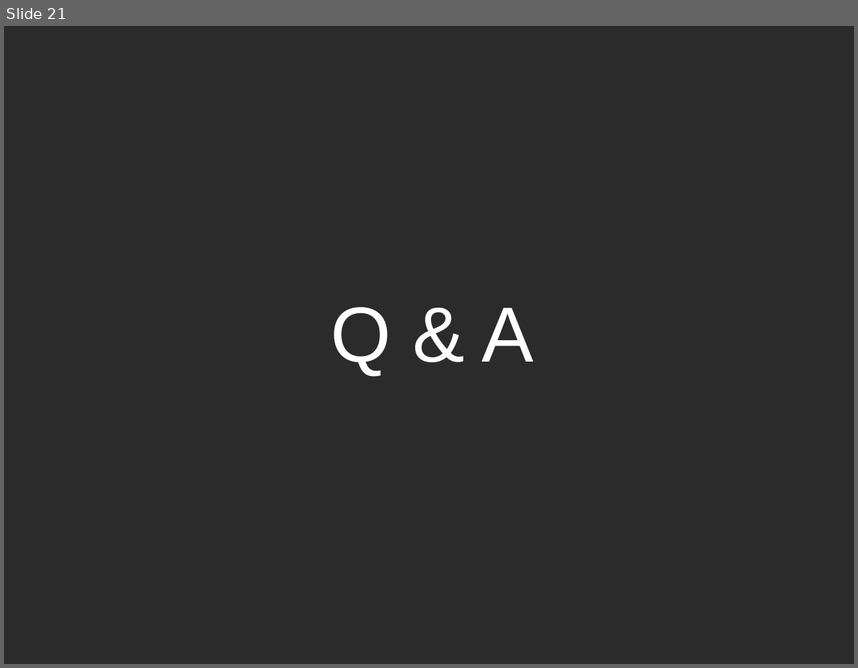
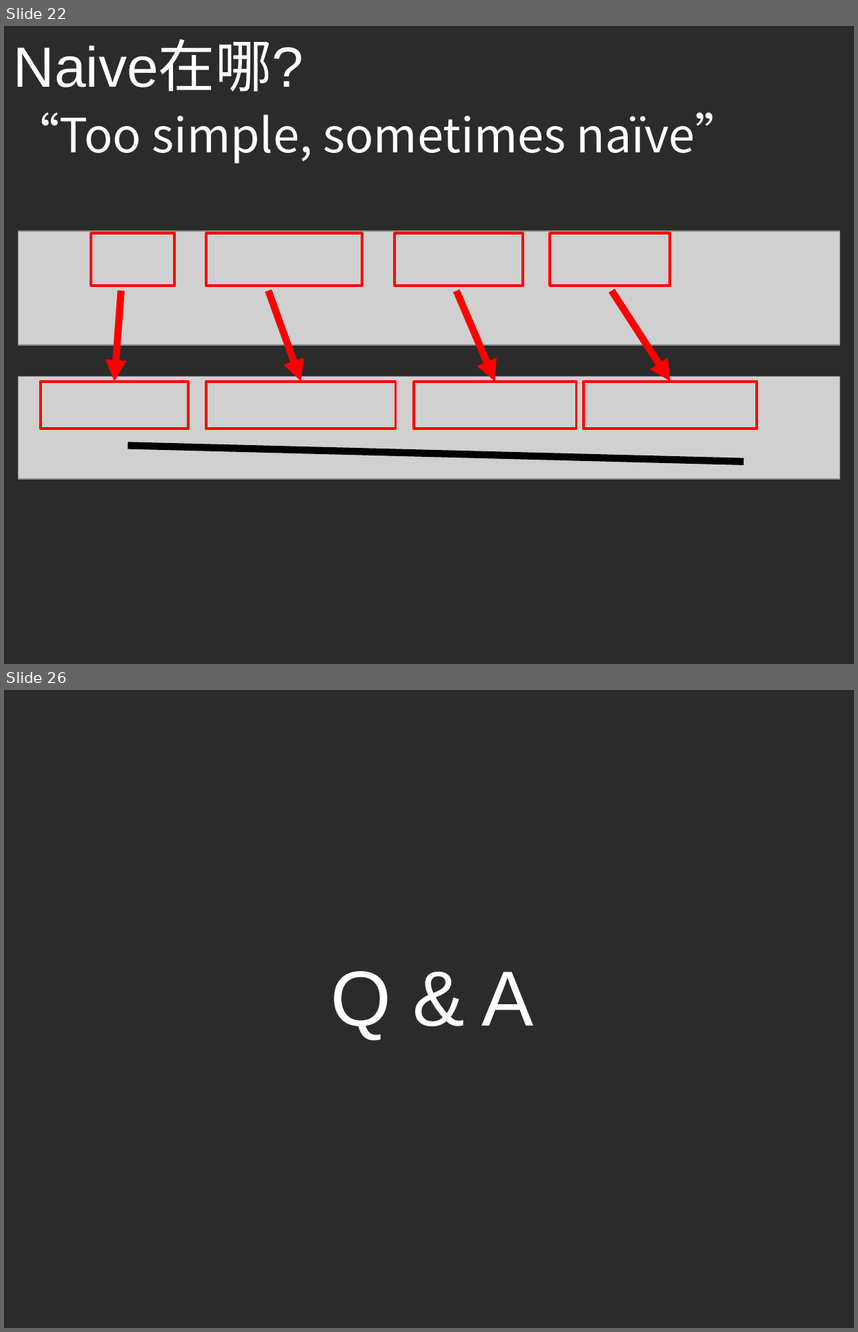
Before and after one commit to ouriris/ml-course, a slide deck: chapter.2/ppt/ML_CH2.3_Naive_Bayes.pptx. Shown one above the other, each under a label of ours: slide 21 before the commit, slides 22 and 26 after it; the slides between them are not shown. The pictures are 858x668 and 858x1332 pixels, drawn with LibreOffice and Linux fonts; fonts in the diff are those of the drawing; grey boxes stand for pictures; background and template pictures are left out; a plain dark background stands for a picture behind light text. Boxes give left, top, right and bottom in pixels: in the first picture for what was removed or moved away, otherwise in the second. Text is boxed around its words. In the diff, an @@ line names an element or a change of style, - is before the commit and + after.

```diff
--- a/chapter.2/ppt/ML_CH2.3_Naive_Bayes.pptx
+++ b/chapter.2/ppt/ML_CH2.3_Naive_Bayes.pptx
@@ slide 22 added at (x1=4, y1=26, x2=854, y2=664), background picture (left out) @@
@@ text added at (x1=14, y1=42, x2=303, y2=92), 48 pt, text #FFFFFF @@
+Naive在哪?
@@ text added at (x1=12, y1=112, x2=743, y2=163), 40 pt, text #FFFFFF @@
+“Too simple, sometimes naïve”
@@ picture added at (x1=18, y1=231, x2=840, y2=345) @@
@@ rectangle added at (x1=91, y1=234, x2=174, y2=286), outline #FF0000 2.25 pt @@
@@ rectangle added at (x1=206, y1=234, x2=362, y2=286), outline #FF0000 2.25 pt @@
@@ rectangle added at (x1=394, y1=234, x2=523, y2=286), outline #FF0000 2.25 pt @@
@@ rectangle added at (x1=550, y1=234, x2=670, y2=286), outline #FF0000 2.25 pt @@
@@ arrow added from (121, 290) to (114, 381), #FF0000 6 pt @@
@@ arrow added from (268, 290) to (301, 381), #FF0000 6 pt @@
@@ arrow added from (456, 290) to (495, 381), #FF0000 6 pt @@
@@ arrow added from (612, 290) to (671, 381), #FF0000 6 pt @@
@@ picture added at (x1=18, y1=377, x2=840, y2=479) @@
@@ rectangle added at (x1=41, y1=381, x2=188, y2=429), outline #FF0000 2.25 pt @@
@@ rectangle added at (x1=206, y1=381, x2=395, y2=429), outline #FF0000 2.25 pt @@
@@ rectangle added at (x1=414, y1=381, x2=576, y2=429), outline #FF0000 2.25 pt @@
@@ rectangle added at (x1=584, y1=381, x2=757, y2=429), outline #FF0000 2.25 pt @@
@@ line added from (128, 445) to (744, 461), #000000 6 pt @@
@@ what was slide 21 is now slide 26 @@
```
Also in this commit, not shown: 1 slide changed, 4 other slides added.
